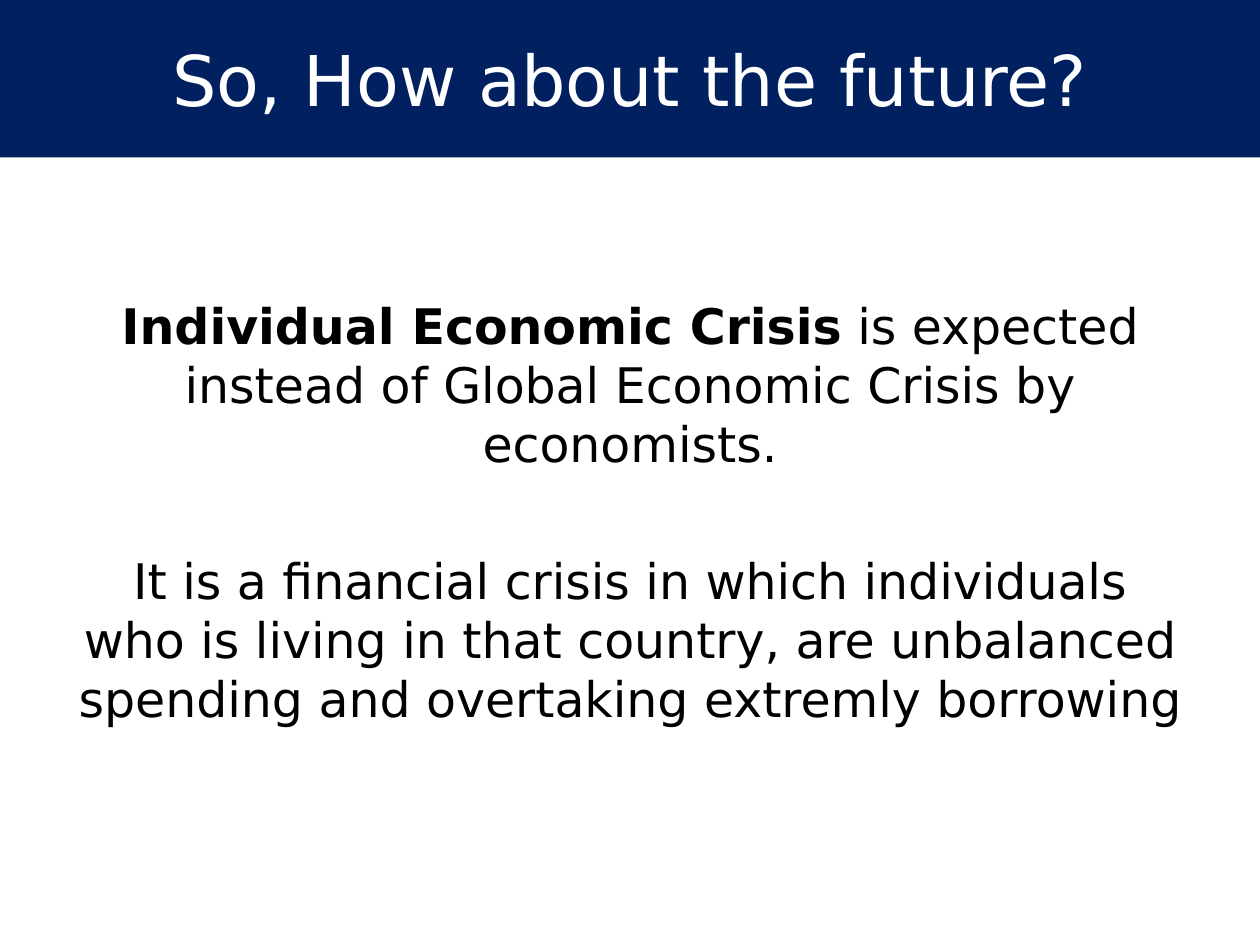
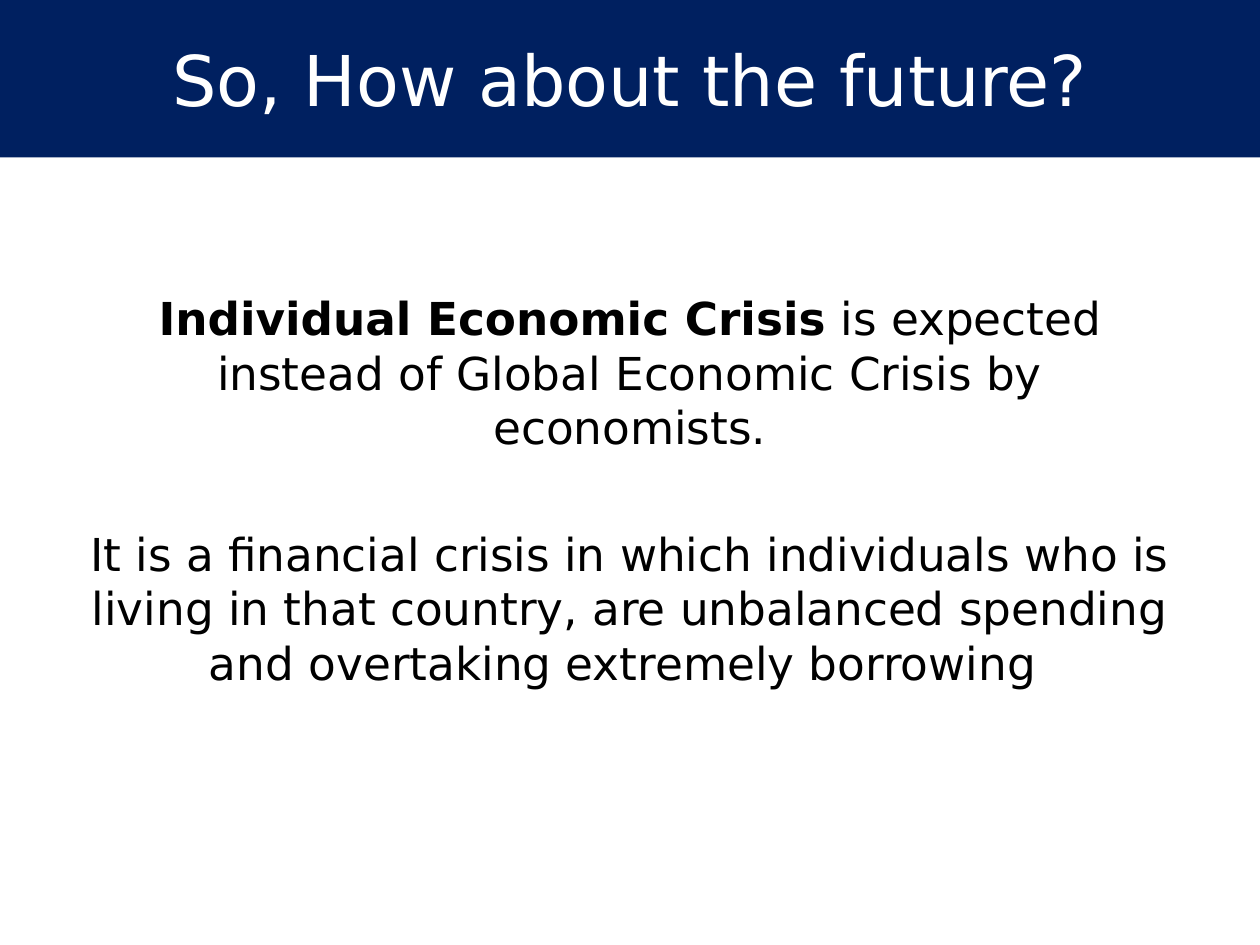
Before and after one commit to hakanyildiz/BIM444-Computer-Engineering-Apps, a slide deck: slide 7 of Documents/DUYARLIOL.pptx. Drawn at 1260x945 pixels with LibreOffice and Linux fonts; fonts in the diff are those of the drawing. Boxes give left, top, right and bottom in pixels: in the first picture for what was removed or moved away, otherwise in the second. Text is boxed around its words. In the diff, an @@ line names an element or a change of style, - is before the commit and + after.

```diff
--- a/Documents/DUYARLIOL.pptx
+++ b/Documents/DUYARLIOL.pptx
@@ text at <box>159,300,1101,445</box>: size 28 to 25.9 pt in "Individual Economic Crisis is expected instead of ..." @@
@@ text at <box>90,536,1168,690</box>: text changed; size 28 to 25.9 pt @@
-It is a financial crisis in which individuals who is living in that country, are unbalanced spending and overtaking extremly borrowing
+It is a financial crisis in which individuals who is living in that country, are unbalanced spending and overtaking extremely borrowing
```
Also in this commit, not shown: 6 other slides changed, 1 slide removed, 21 other files.
